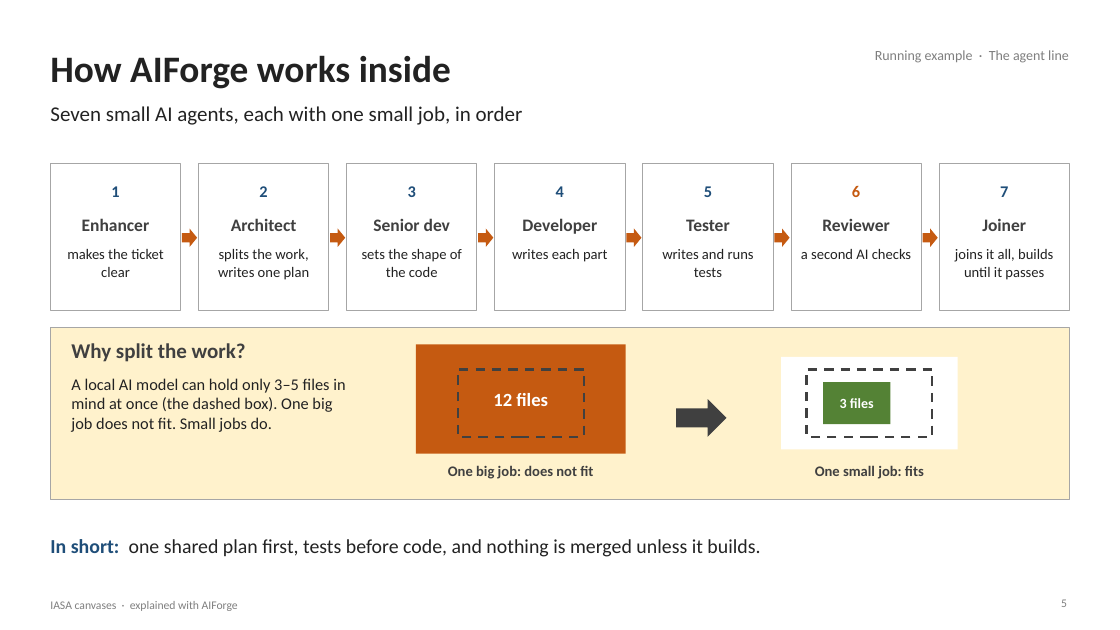
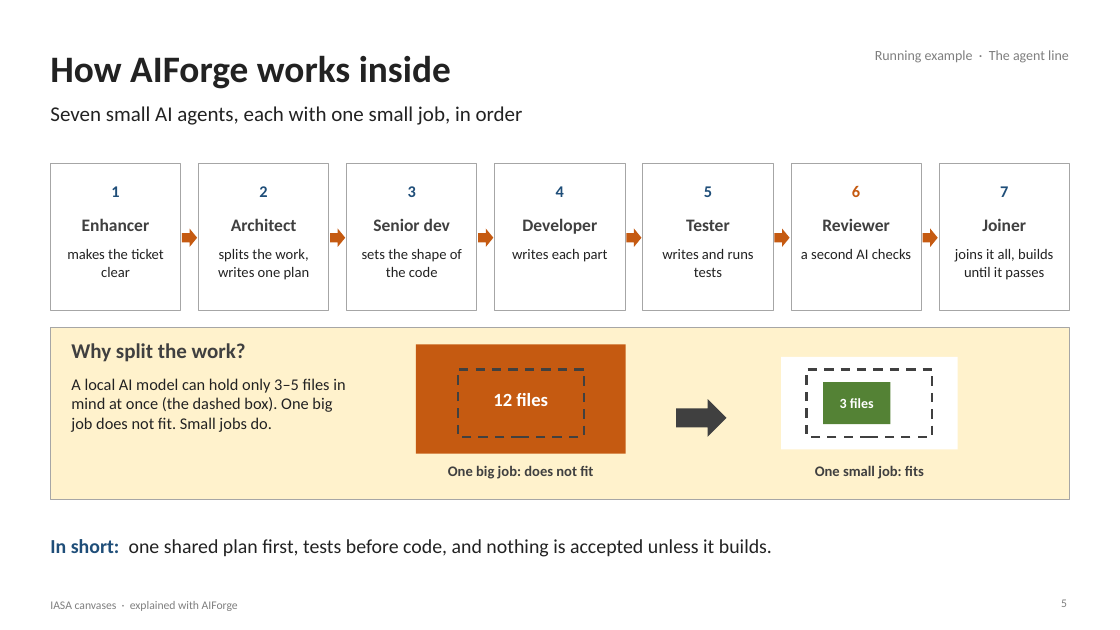
Before and after one commit to Manikanta-Reddy-Pasala/tools, a slide deck: slide 5 of course/iasa-aiforge/IASA-Canvases-with-AIForge.pptx. Drawn at 1120x630 pixels with LibreOffice and Linux fonts; fonts in the diff are those of the drawing. Boxes give left, top, right and bottom in pixels: in the first picture for what was removed or moved away, otherwise in the second. Text is boxed around its words. In the diff, an @@ line names an element or a change of style, - is before the commit and + after.

```diff
--- a/course/iasa-aiforge/IASA-Canvases-with-AIForge.pptx
+++ b/course/iasa-aiforge/IASA-Canvases-with-AIForge.pptx
@@ text at <box>50,539,772,557</box>: text changed @@
-In short: one shared plan first, tests before code, and nothing is merged unless it builds.
+In short: one shared plan first, tests before code, and nothing is accepted unless it builds.
```
Also in this commit, not shown: 16 other slides changed, 2 other files.
